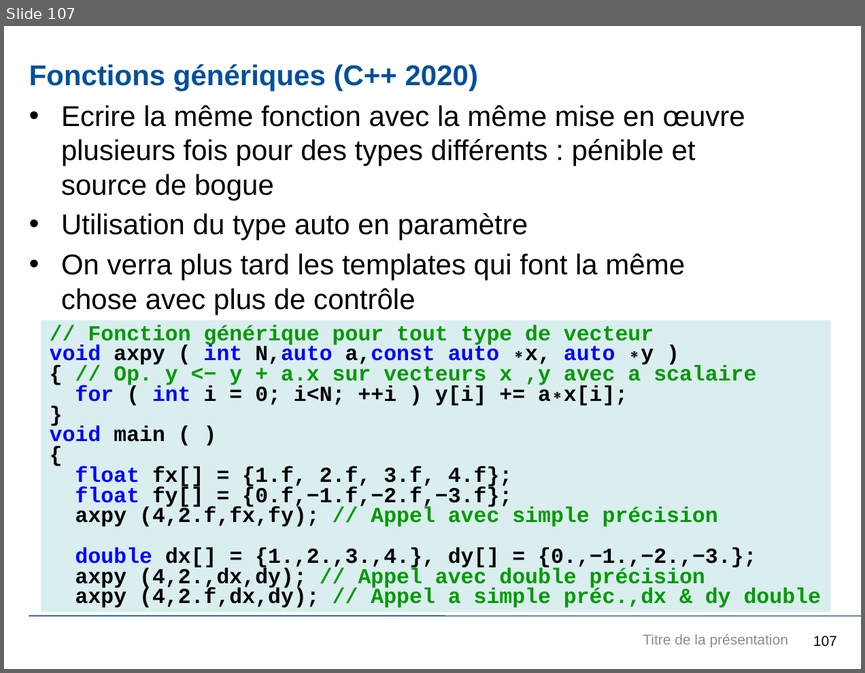
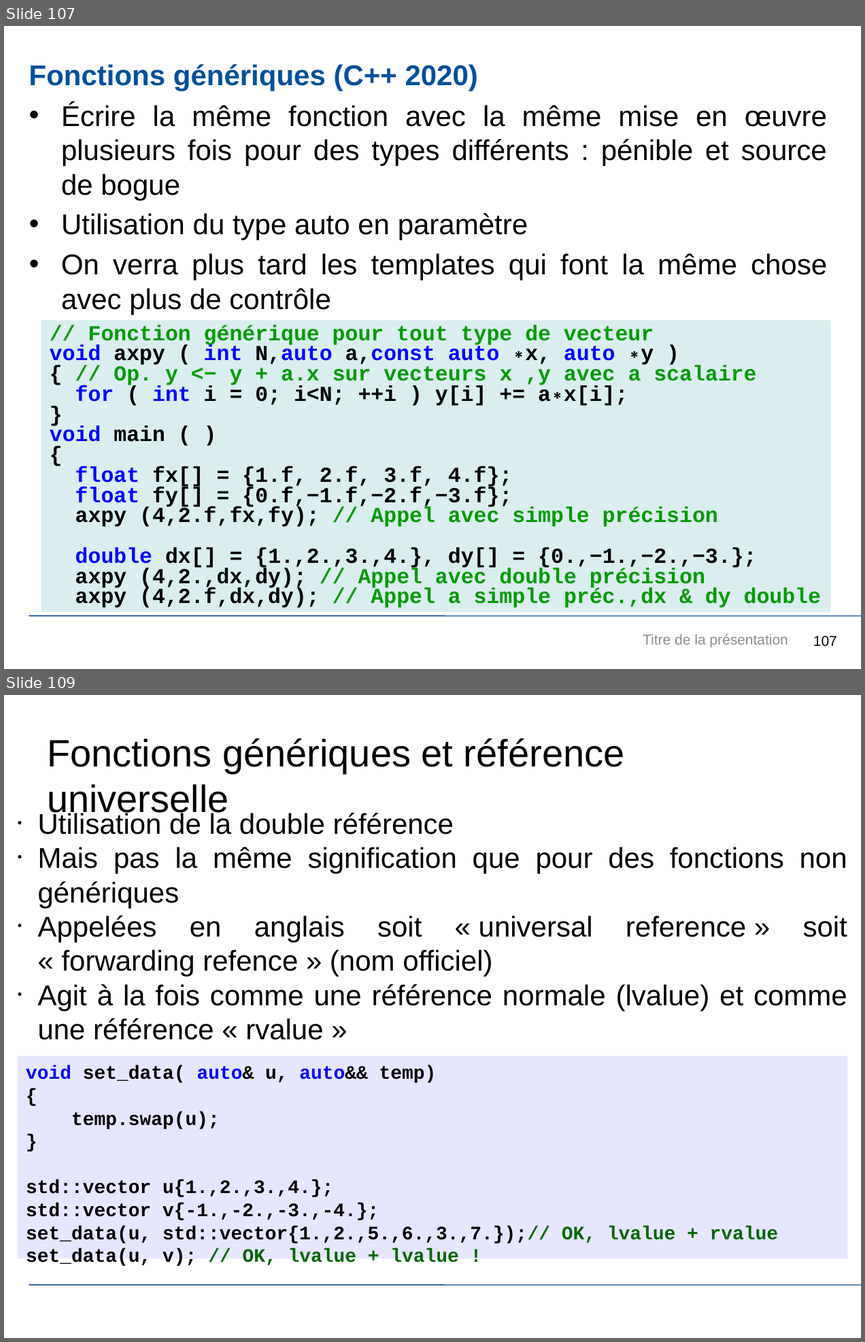
Before and after one commit to JuvignyEnsta/C-2020, a slide deck: Transparents/InitiationCpp.pptx. Shown one above the other, each under a label of ours: slide 107 before the commit, slides 107 and 109 after it; the slides between them are not shown. The pictures are 865x673 and 865x1342 pixels, drawn with LibreOffice and Linux fonts; fonts in the diff are those of the drawing; background and template pictures are left out. Boxes give left, top, right and bottom in pixels: in the first picture for what was removed or moved away, otherwise in the second. Text is boxed around its words. In the diff, an @@ line names an element or a change of style, - is before the commit and + after.

Commit message:
Màj fonctions

```diff
--- a/Transparents/InitiationCpp.pptx
+++ b/Transparents/InitiationCpp.pptx
@@ slide 109 added at box(4, 695, 861, 1338), background #FFFFFF; not listed: 1 template element that a slide beside it also shows @@
@@ text added at box(47, 738, 625, 819), 32 pt, text #000000 @@
+Fonctions génériques et référence universelle
@@ text added at box(38, 811, 847, 1040), 24 pt, text #000000 @@
+• Utilisation de la double référence
+• Mais pas la même signification que pour des fonctions non génériques
+• Appelées en anglais soit « universal reference » soit « forwarding refence » (nom officiel)
+• Agit à la fois comme une référence normale (lvalue) et comme une référence « rvalue »
@@ rectangle added at box(18, 1055, 848, 1258), fill #E6E6FF, 16 pt, text #000000, bold @@
+void set_data( auto& u, auto&& temp)
+{
+temp.swap(u);
+}
+std::vector u{1.,2.,3.,4.};
+std::vector v{-1.,-2.,-3.,-4.};
+set_data(u, std::vector{1.,2.,5.,6.,3.,7.});// OK, lvalue + rvalue
+set_data(u, v); // OK, lvalue + lvalue !
@@ slide 107 changed as well @@
@@ text at box(61, 103, 827, 200): text changed @@
-• Ecrire la même fonction avec la même mise en œuvre plusieurs fois pour des types différents : pénible et source de bogue
+• Écrire la même fonction avec la même mise en œuvre plusieurs fois pour des types différents : pénible et source de bogue
@@ text at box(61, 253, 827, 314): alignment left to justified @@
```
Also in this commit, not shown: 108 other slides changed, 7 other slides added, 2 slides removed, 3 other files.
